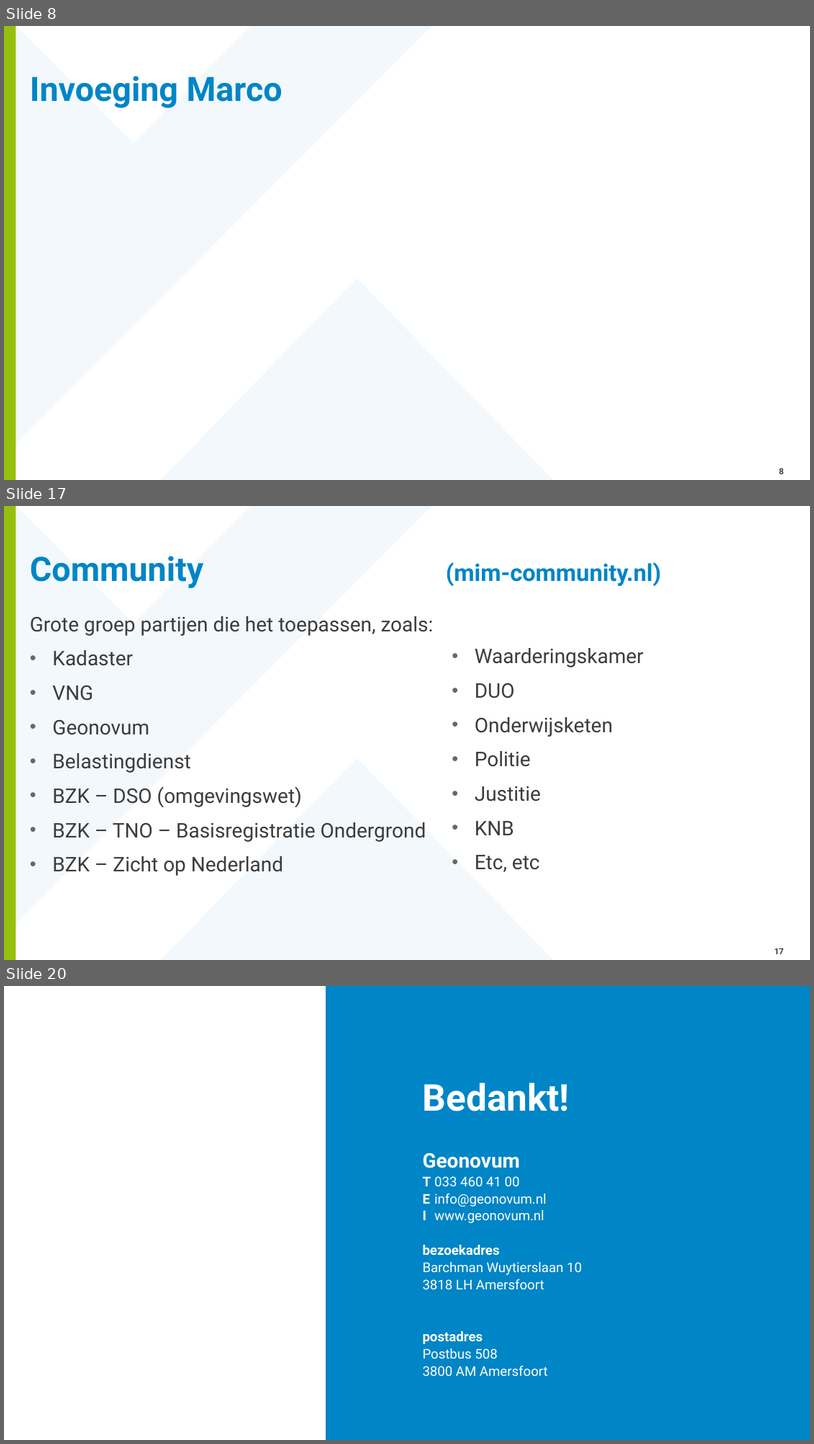
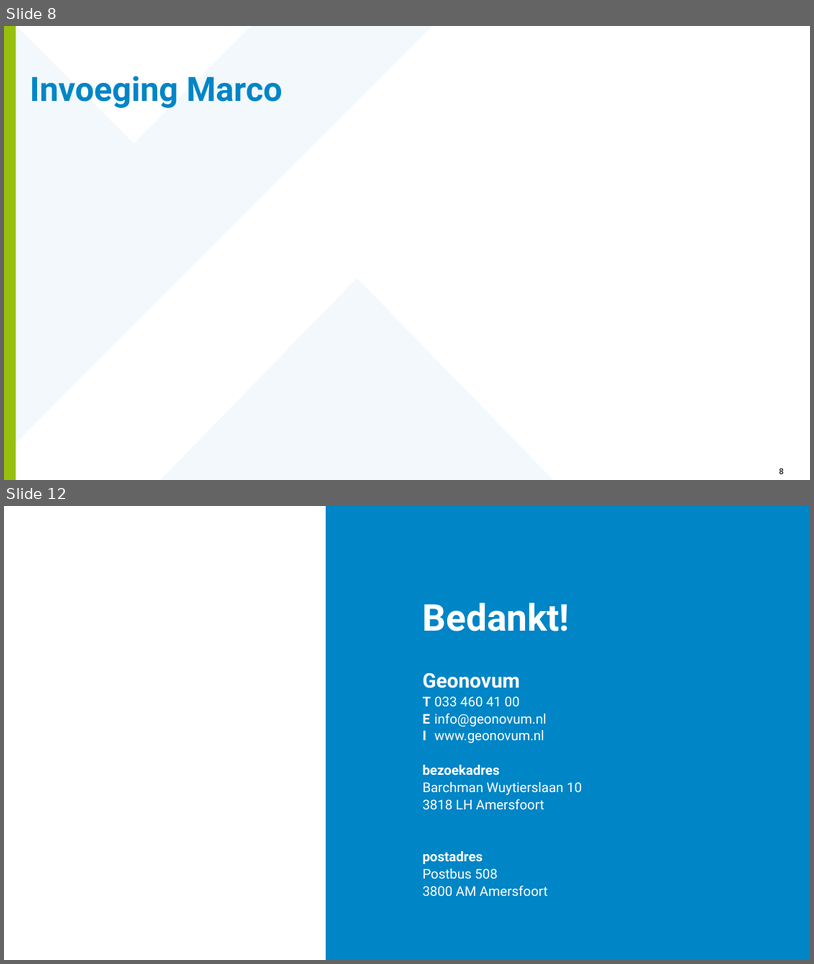
Before and after one commit to Geonovum/mim-metamodel, a slide deck: werkomgeving/presentaties/20260212-MIM - 2.0 in ontwikkeling.pptx. Shown one above the other, each under a label of ours: slides 8, 17 and 20 before the commit, slides 8 and 12 after it; the slides between them are not shown. The pictures are 814x1444 and 814x964 pixels, drawn with LibreOffice and Linux fonts; fonts in the diff are those of the drawing; background and template pictures are left out. Boxes give left, top, right and bottom in pixels: in the first picture for what was removed or moved away, otherwise in the second. Text is boxed around its words. In the diff, an @@ line names an element or a change of style, - is before the commit and + after.

```diff
--- a/werkomgeving/presentaties/20260212-MIM - 2.0 in ontwikkeling.pptx
+++ b/werkomgeving/presentaties/20260212-MIM - 2.0 in ontwikkeling.pptx
@@ slide 17 removed at (4, 506, 810, 960), background #FFFFFF; not listed: 3 template elements that a slide beside it also shows @@
@@ title removed at (30, 556, 661, 588) @@
-Community (mim-community.nl)
@@ text removed at (30, 616, 434, 875) @@
-Grote groep partijen die het toepassen, zoals:
-• Kadaster
-• VNG
-• Geonovum
-• Belastingdienst
-• BZK – DSO (omgevingswet)
-• BZK – TNO – Basisregistratie Ondergrond
-• BZK – Zicht op Nederland
@@ text removed at (475, 648, 644, 872) @@
-• Waarderingskamer
-• DUO
-• Onderwijsketen
-• Politie
-• Justitie
-• KNB
-• Etc, etc
@@ page number removed at (774, 947, 784, 954) @@
-17
@@ what was slide 20 is now slide 12 @@
```
Also in this commit, not shown: 4 slides changed, 2 slides added, 9 other slides removed.
